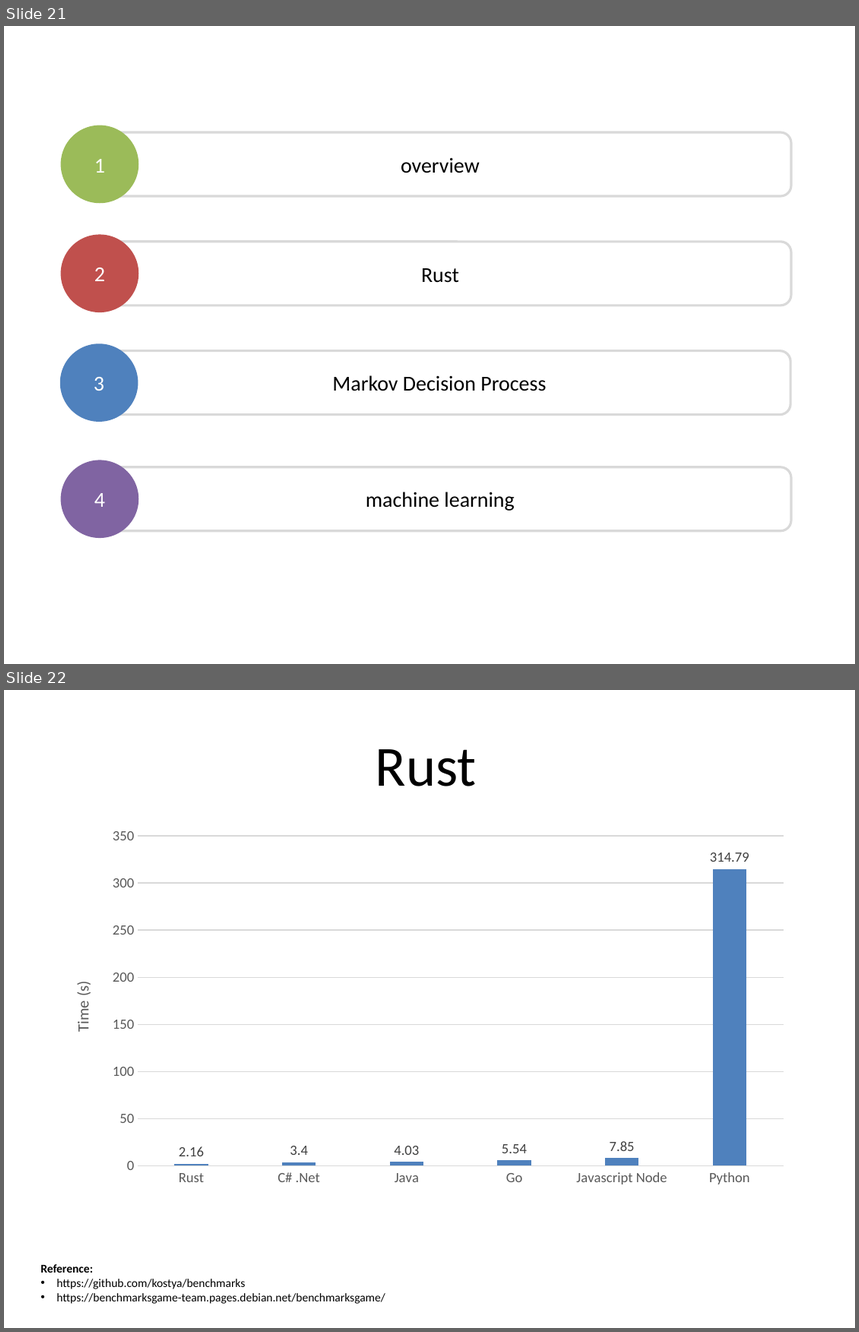
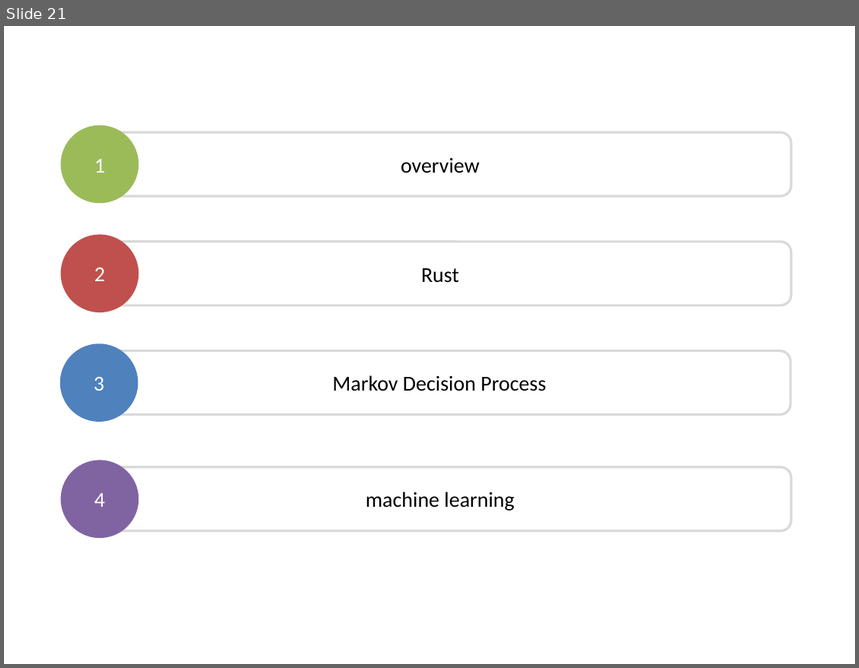
Before and after one commit to dsietz/test-data-generation, a slide deck: An Introduciton to Test Data Generation.pptx. Shown one above the other, each under a label of ours: slides 21 and 22 before the commit, slide 21 after it. The pictures are 859x1332 and 859x668 pixels, drawn with LibreOffice and Linux fonts; fonts in the diff are those of the drawing. Boxes give left, top, right and bottom in pixels: in the first picture for what was removed or moved away, otherwise in the second. Text is boxed around its words. In the diff, an @@ line names an element or a change of style, - is before the commit and + after.

```diff
--- a/An Introduciton to Test Data Generation.pptx
+++ b/An Introduciton to Test Data Generation.pptx
@@ slide 22 removed at bbox=[4, 690, 855, 1328], background #FFFFFF @@
@@ text removed at bbox=[376, 749, 477, 787] @@
-Rust
@@ column chart removed at bbox=[53, 820, 798, 1194] @@
-categories: Rust, C# .Net, Java, Go, Javascript Node, Python
-Series 1: 2.16, 3.4, 4.03, 5.54, 7.85, 314.79
@@ text removed at bbox=[40, 1265, 386, 1304] @@
-Reference:
-• https://github.com/kostya/benchmarks
-• https://benchmarksgame-team.pages.debian.net/benchmarksgame/
```
Also in this commit, not shown: 4 slides changed, 1 slide added, 2 other slides removed.
